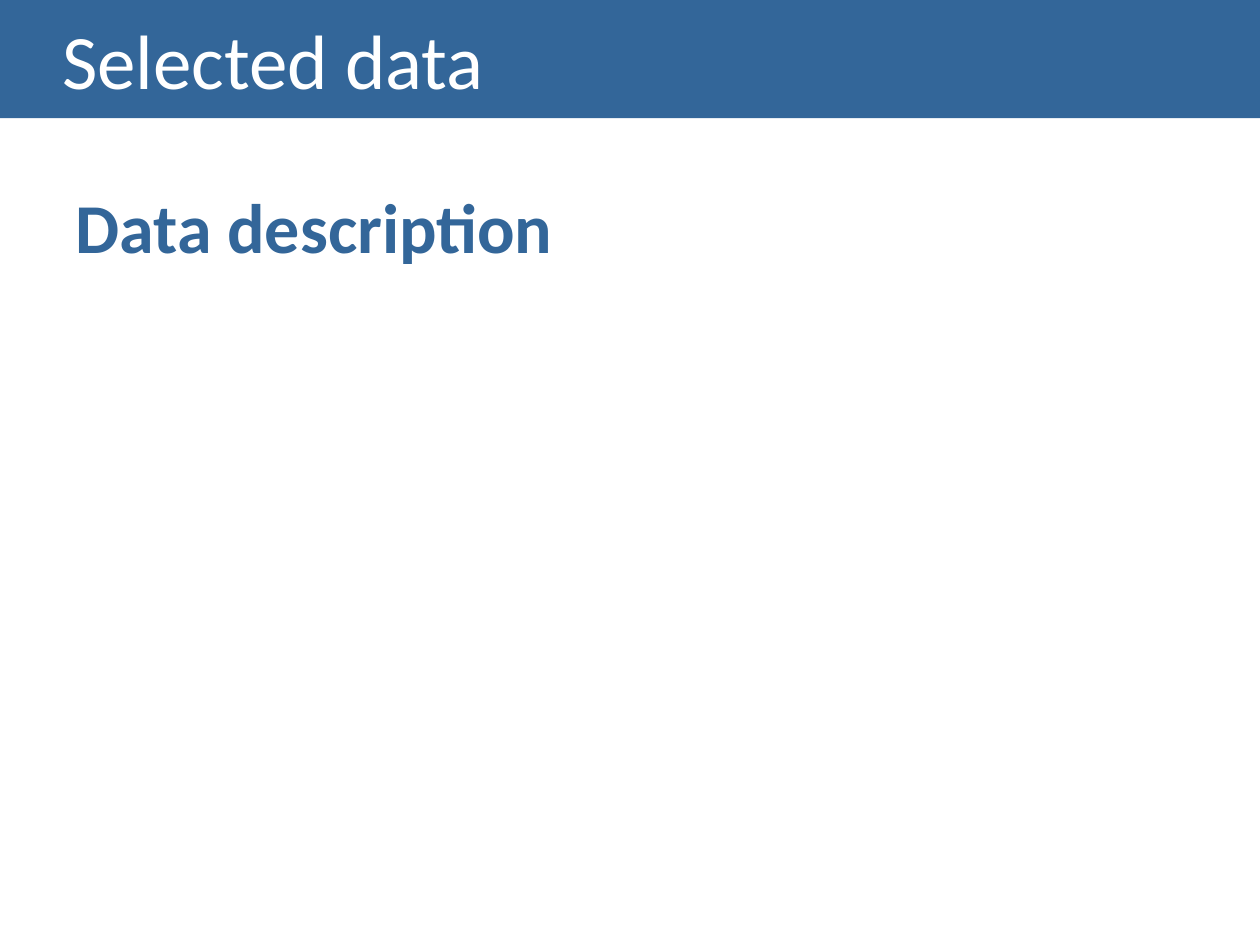
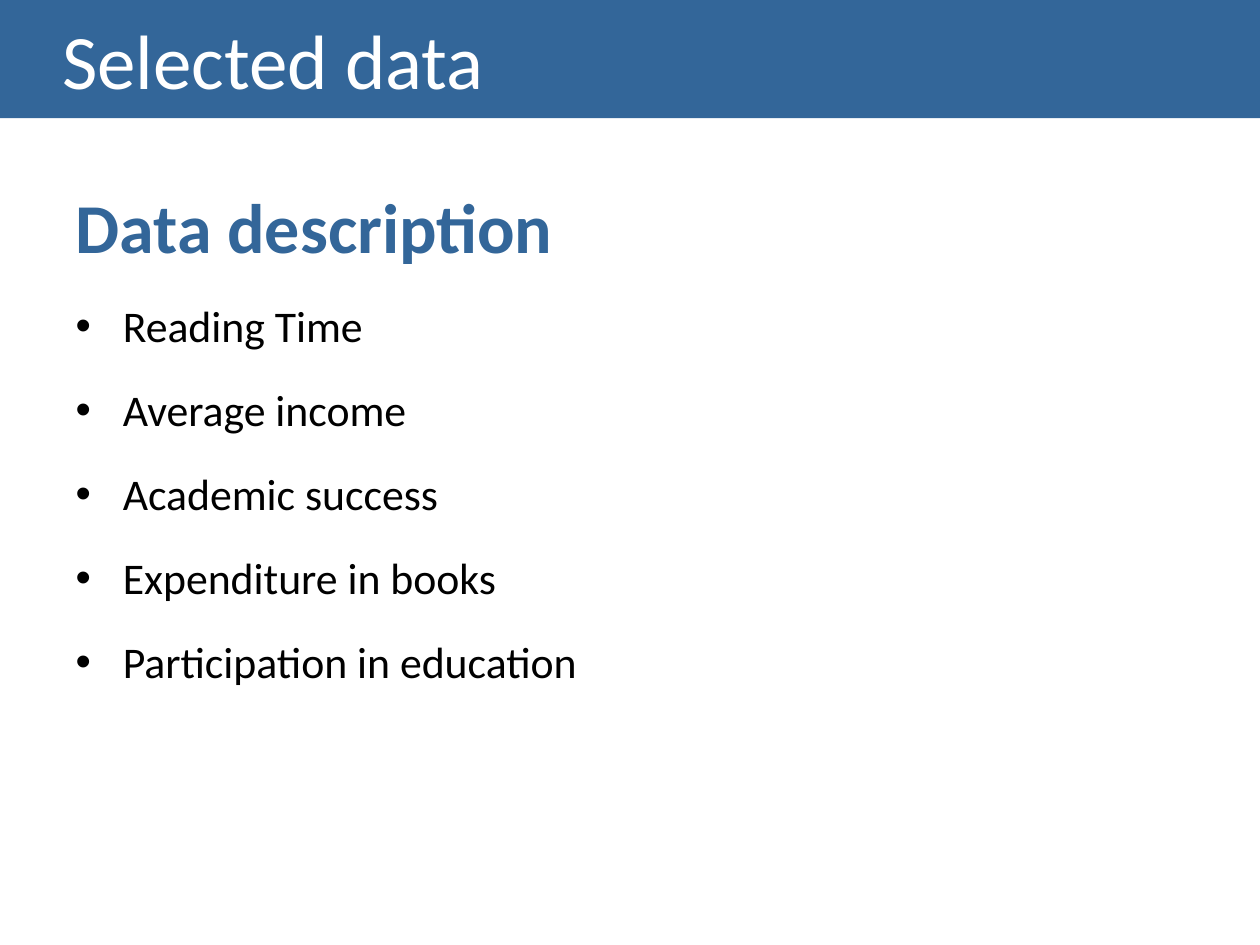
Before and after one commit to MargaridaMorais/information_visualization, a slide deck: slide 7 of CheckpointII/Lab04-PresentationTemplate.pptx (slide 5 before the commit). Drawn at 1260x945 pixels with LibreOffice and Linux fonts; fonts in the diff are those of the drawing. Boxes give left, top, right and bottom in pixels: in the first picture for what was removed or moved away, otherwise in the second. Text is boxed around its words. In the diff, an @@ line names an element or a change of style, - is before the commit and + after.

```diff
--- a/CheckpointII/Lab04-PresentationTemplate.pptx
+++ b/CheckpointII/Lab04-PresentationTemplate.pptx
@@ text at [123,311,577,685]: paragraphs added @@
+• Reading Time
+• Average income
+• Academic success
+• Expenditure in books
+• Participation in education
```
Also in this commit, not shown: 2 other slides changed, 2 slides added, 1 other file.
